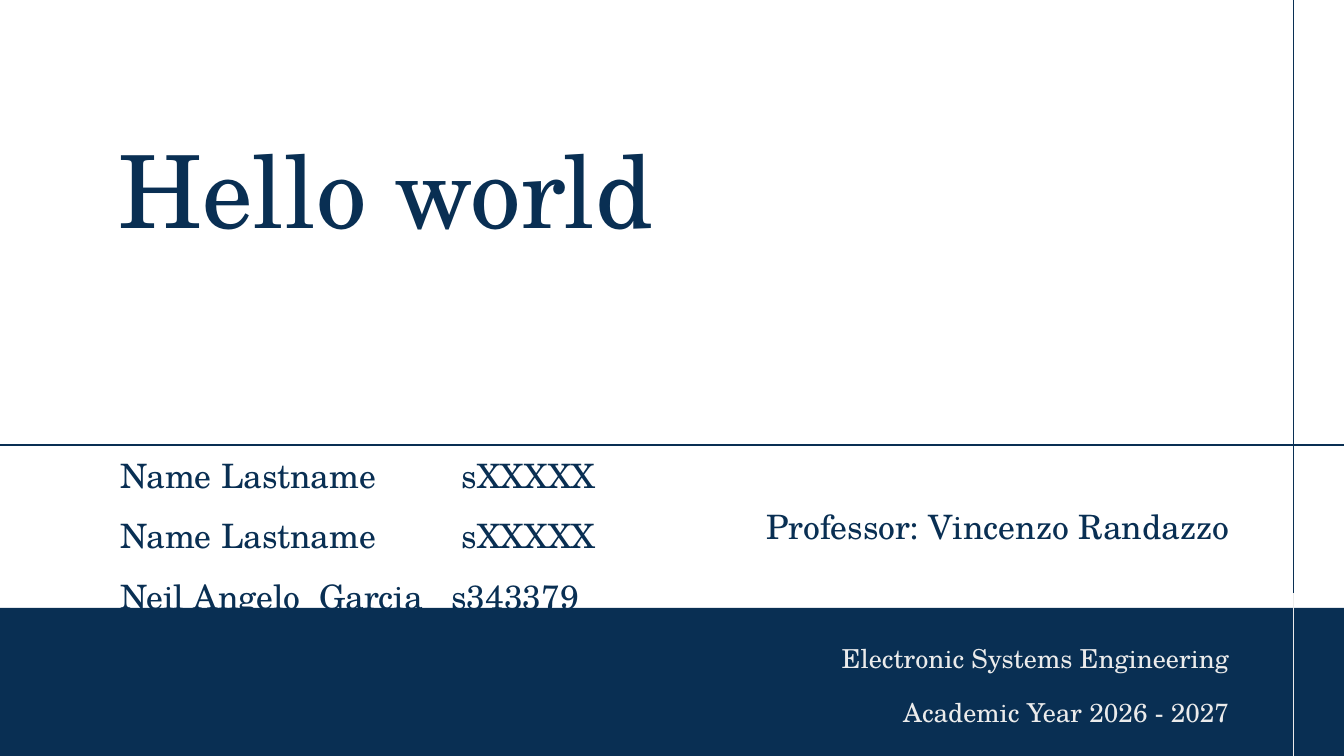
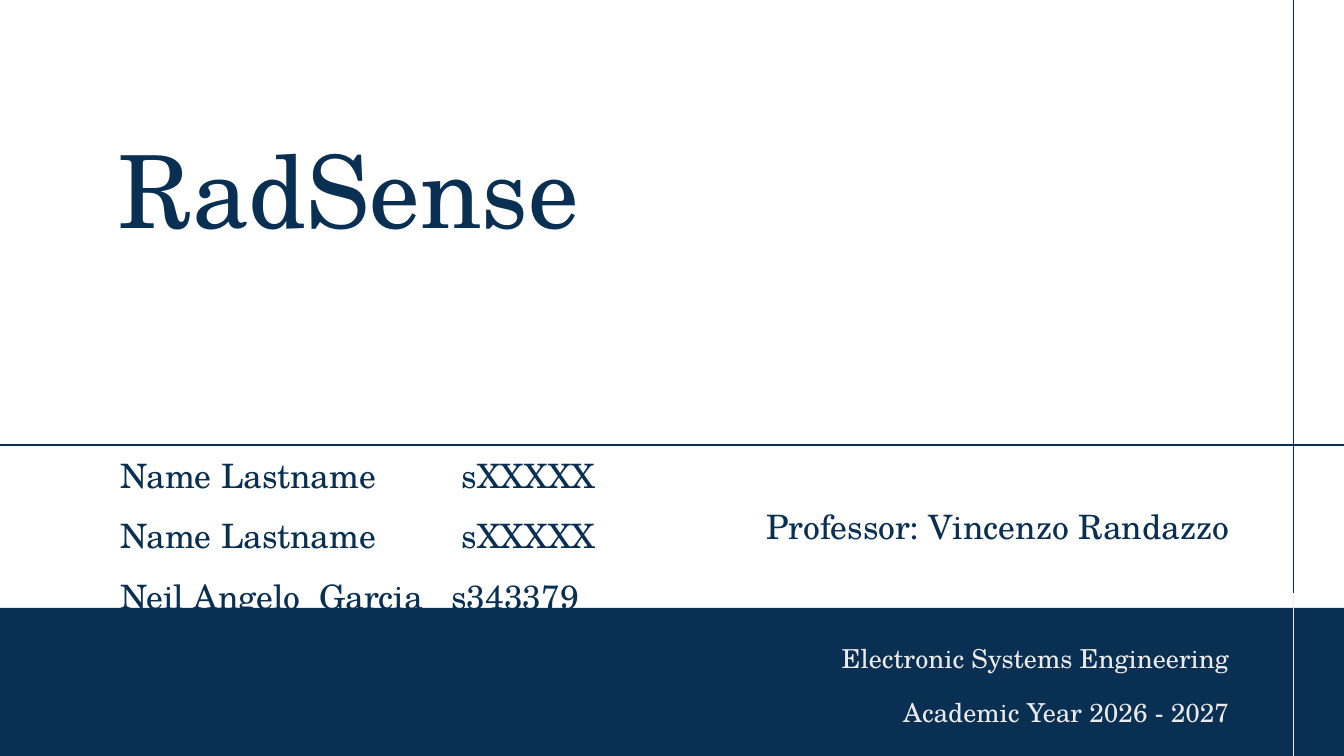
Before and after one commit to garcianeilangelo-crypto/ESE_RADIATOR, a slide deck: slide 1 of Radiator_Balance .pptx. Drawn at 1344x756 pixels with LibreOffice and Linux fonts; fonts in the diff are those of the drawing; background and template pictures are left out. Boxes give left, top, right and bottom in pixels: in the first picture for what was removed or moved away, otherwise in the second. Text is boxed around its words. In the diff, an @@ line names an element or a change of style, - is before the commit and + after.

```diff
--- a/Radiator_Balance .pptx
+++ b/Radiator_Balance .pptx
@@ title at bbox=[119, 153, 579, 230]: text changed @@
-Hello world
+RadSense
```
Also in this commit, not shown: 6 other slides changed, 1 slide added, 8 other files.
